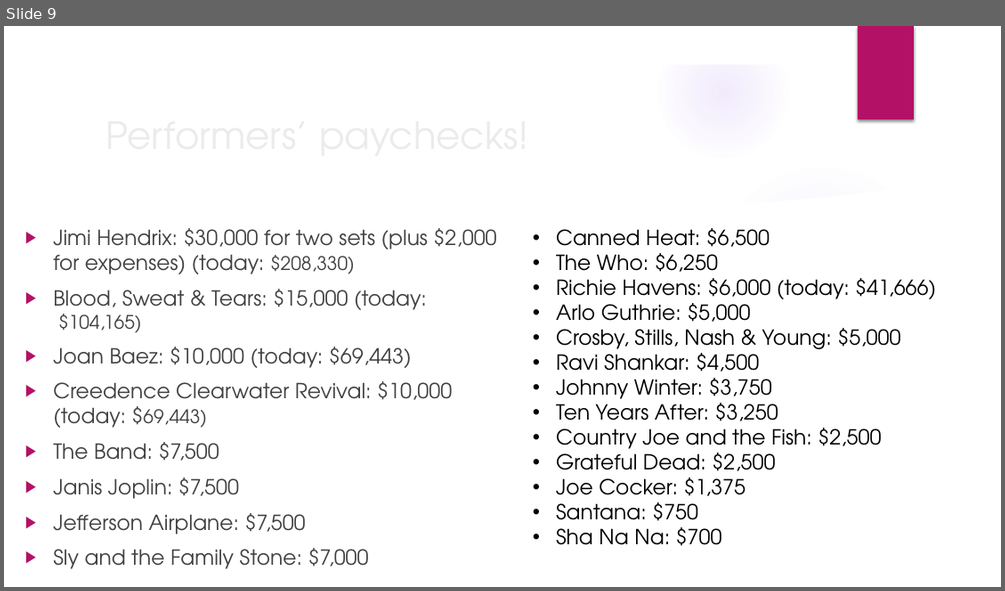
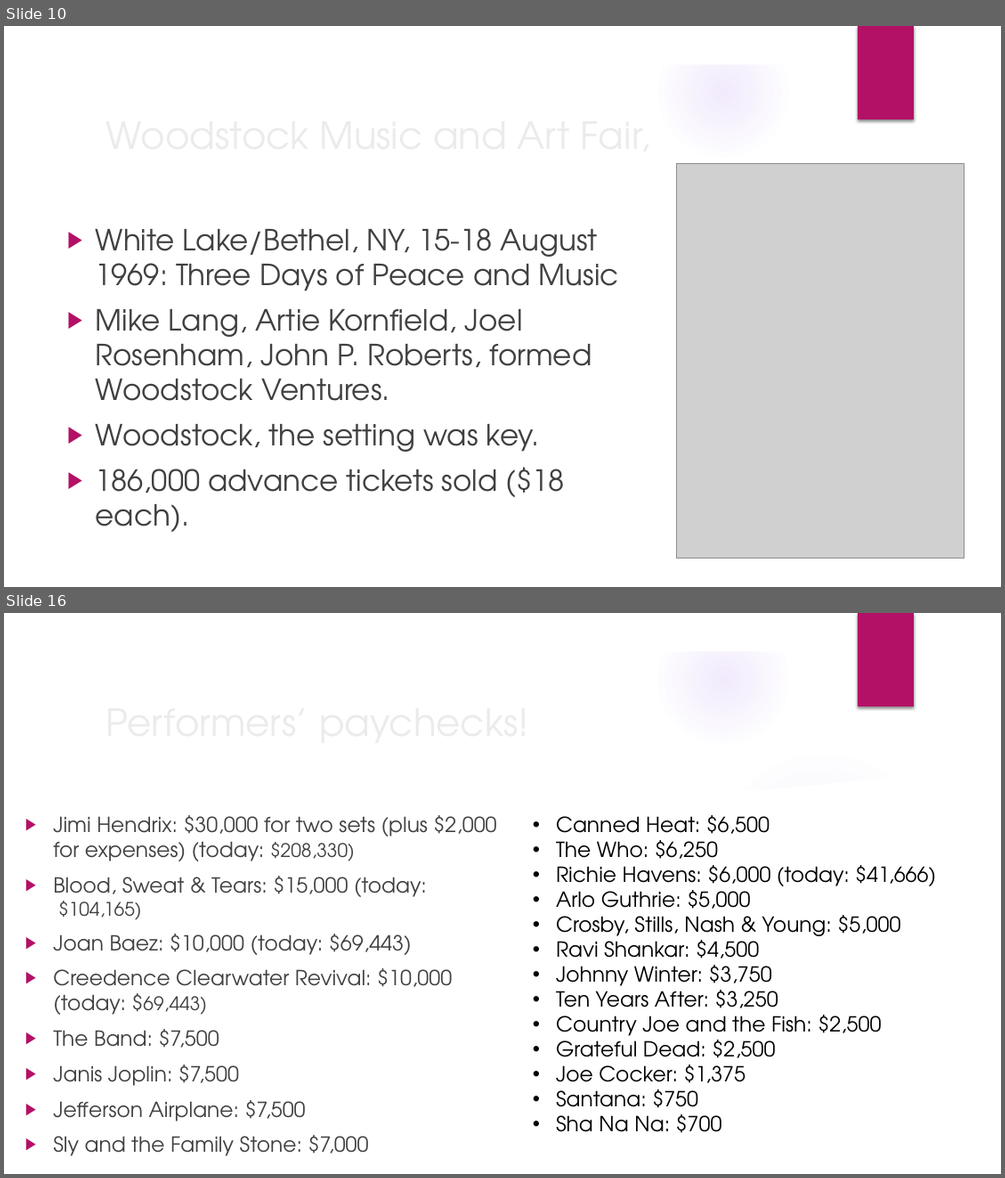
Before and after one commit to mrbaker1917/website, a slide deck: ASMU432/ppts/The late 1960s.pptx. Shown one above the other, each under a label of ours: slide 9 before the commit, slides 10 and 16 after it; the slides between them are not shown. The pictures are 1005x591 and 1005x1178 pixels, drawn with LibreOffice and Linux fonts; fonts in the diff are those of the drawing; grey boxes stand for pictures; background and template pictures are left out. Boxes give left, top, right and bottom in pixels: in the first picture for what was removed or moved away, otherwise in the second. Text is boxed around its words. In the diff, an @@ line names an element or a change of style, - is before the commit and + after.

```diff
--- a/ASMU432/ppts/The late 1960s.pptx
+++ b/ASMU432/ppts/The late 1960s.pptx
@@ slide 10 added at [4,26,1001,587], background picture (left out); not listed: 9 template elements that a slide beside it also shows @@
@@ title added at [98,105,815,163], 36 pt, text #EBEBEB @@
+Woodstock Music and Art Fair,
@@ picture added at [676,164,963,557] @@
@@ text added at [96,228,619,532], 28 pt, text #404040 @@
+▶ White Lake/Bethel, NY, 15-18 August 1969: Three Days of Peace and Music
+▶ Mike Lang, Artie Kornfield, Joel Rosenham, John P. Roberts, formed Woodstock Ventures.
+▶ Woodstock, the setting was key.
+▶ 186,000 advance tickets sold ($18 each).
@@ what was slide 9 is now slide 16 @@
```
Also in this commit, not shown: 2 slides changed, 8 other slides added, 5 other files.
